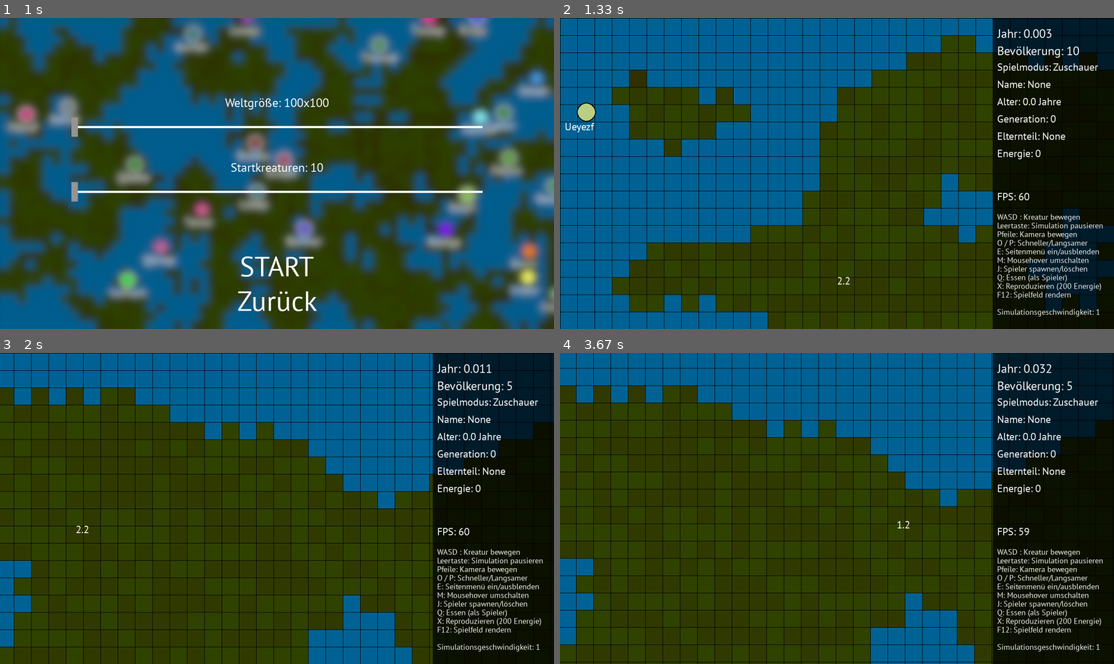
Above: before the commit, frames 1-4 (two rows, left to right).
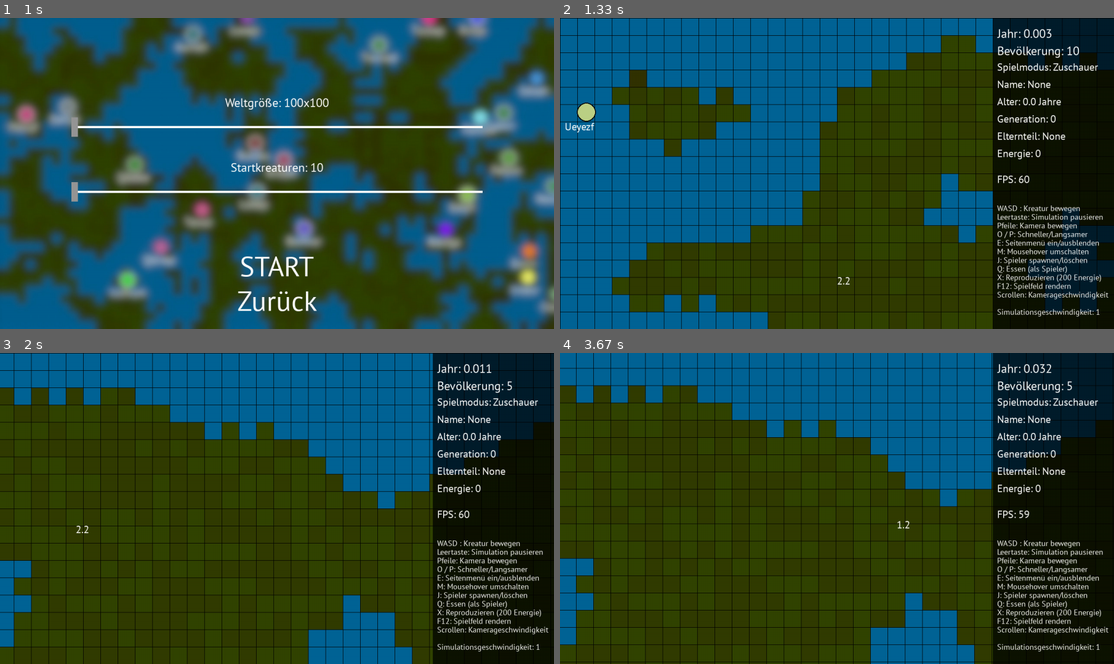
Above: after the commit, the same moments.

Repository: coding-lines/evolvers
Game: pygame game, started from evolversFiles/runGame_GUI.py
Same seed, same stepped clock (60 frames per second), same inputs: the game is played once before the commit and once after it.
Inputs (mouse positions are in pixels of both pictures, inside the frame that each line leads up to):
- Up to frame 1 (1 s): click "START" at 0.38 s; click "Neue Simulation" at 0.72 s
- Up to frame 2 (1.33 s): click "START" at 1.05 s
- Up to frame 3 (2 s): hold Right 1.33-1.8 s; move the mouse to (470, 545) at 1.37 s; hold Up from 1.88 s (still down); move the mouse to (72, 514) at 1.92 s; tap Space at 1.95 s
- Up to frame 4 (3.67 s): tap E at 2.03, 3.43 s; release Up at 2.18 s; hold Right 2.22-2.68 s; move the mouse to (726, 396) at 2.25 s; tap Space at 2.28, 2.58, 2.78, 3.08, 3.35 s; hold Left 2.72-3.25 s; move the mouse to (820, 492) at 2.75 s; hold Down 3.28-3.58 s; move the mouse to (981, 511) at 3.32 s; hold Left from 3.62 s (still down); move the mouse to (897, 508) at 3.65 s

Frame 1 is identical in both runs. In frame 2, 2.3% of the frame differs, in the area x 78-99%, y 50-91%; in frame 3, 2.4%; in frame 4, 2.3%.

Commit message:
Instructons now include changing camera speed

Diff:
--- a/evolversFiles/runGame_GUI.py
+++ b/evolversFiles/runGame_GUI.py
@@ -261,7 +261,7 @@
                         energyText = game.storage.font.render("Energie: "+str(game.storage.playerInformation["energy"]) …(249 unchanged characters)…
 
                     FPS = game.storage.font.render("FPS: "+str(int(game.storage.trueFPS)), True, const.WHITE)
-                    screen.blit(FPS,(1010,400))
+                    screen.blit(FPS,(1010,360))
 
                     screen.blit(nameText,(1010,140))
                     screen.blit(ageText,(1010,180))
@@ -270,7 +270,7 @@
                     screen.blit(energyText,(1010,300))
 
                     for i,n in enumerate(game.storage.ctrlTexts):
-                        screen.blit(n,(1010,450+(i*20)))
+                        screen.blit(n,(1010,430+(i*20)))
 
                     s_speedText = game.storage.fontSmall.render("Simulationsgeschwindigkeit: "+str(game.storage.playBackSpeed), True, const.WHITE)
                     screen.blit(s_speedText,(1010,670))
@@ -457,7 +457,8 @@
                           ,game.storage.fontSmall.render("J: Spieler spawnen/löschen", True, const.WHITE)
                           ,game.storage.fontSmall.render("Q: Essen (als Spieler)", True, const.WHITE)
                           ,game.storage.fontSmall.render("X: Reproduzieren (200 Energie)", True, const.WHITE)
-                          ,game.storage.fontSmall.render("F12: Spielfeld rendern", True, const.WHITE)]
+                          ,game.storage.fontSmall.render("F12: Spielfeld rendern", True, const.WHITE)
+                          ,game.storage.fontSmall.render("Scrollen: Kamerageschwindigkeit", True, const.WHITE)]
 s.set_alpha(180)
 toast.set_alpha(180)
 s.fill((0,0,0))
